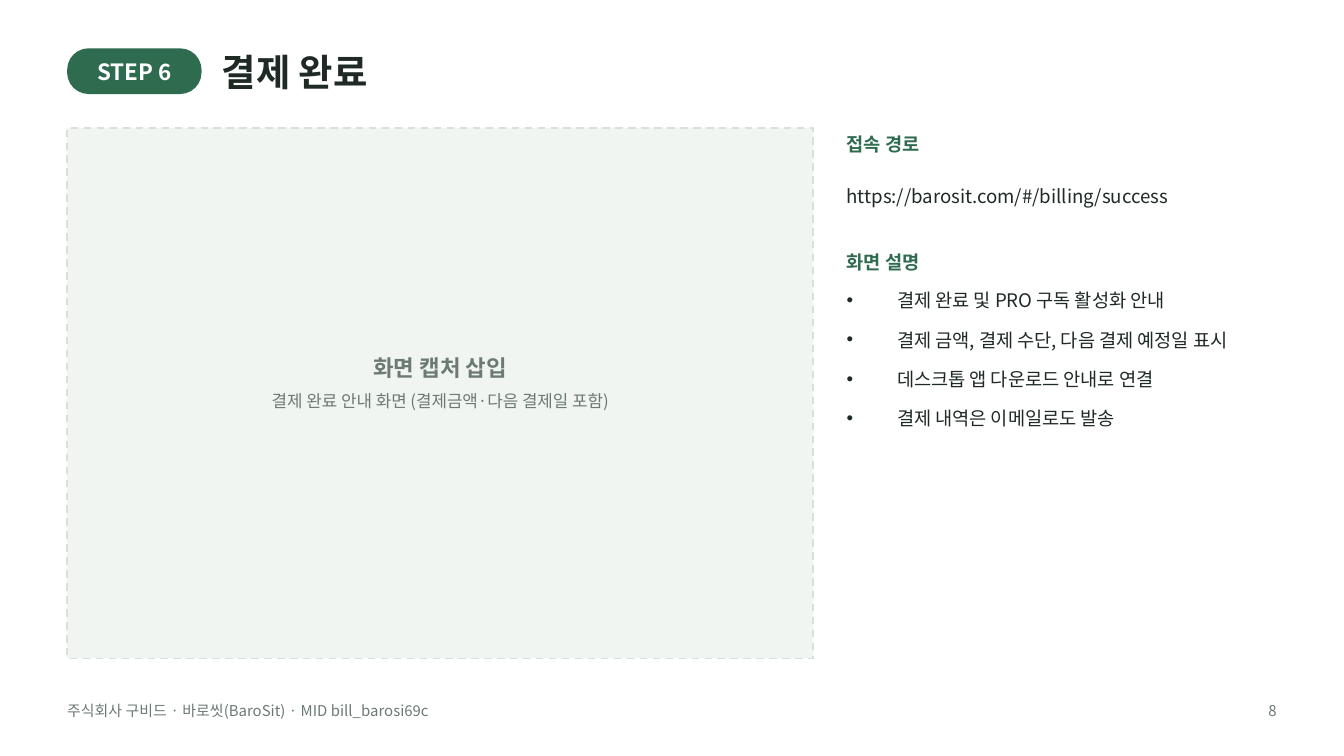
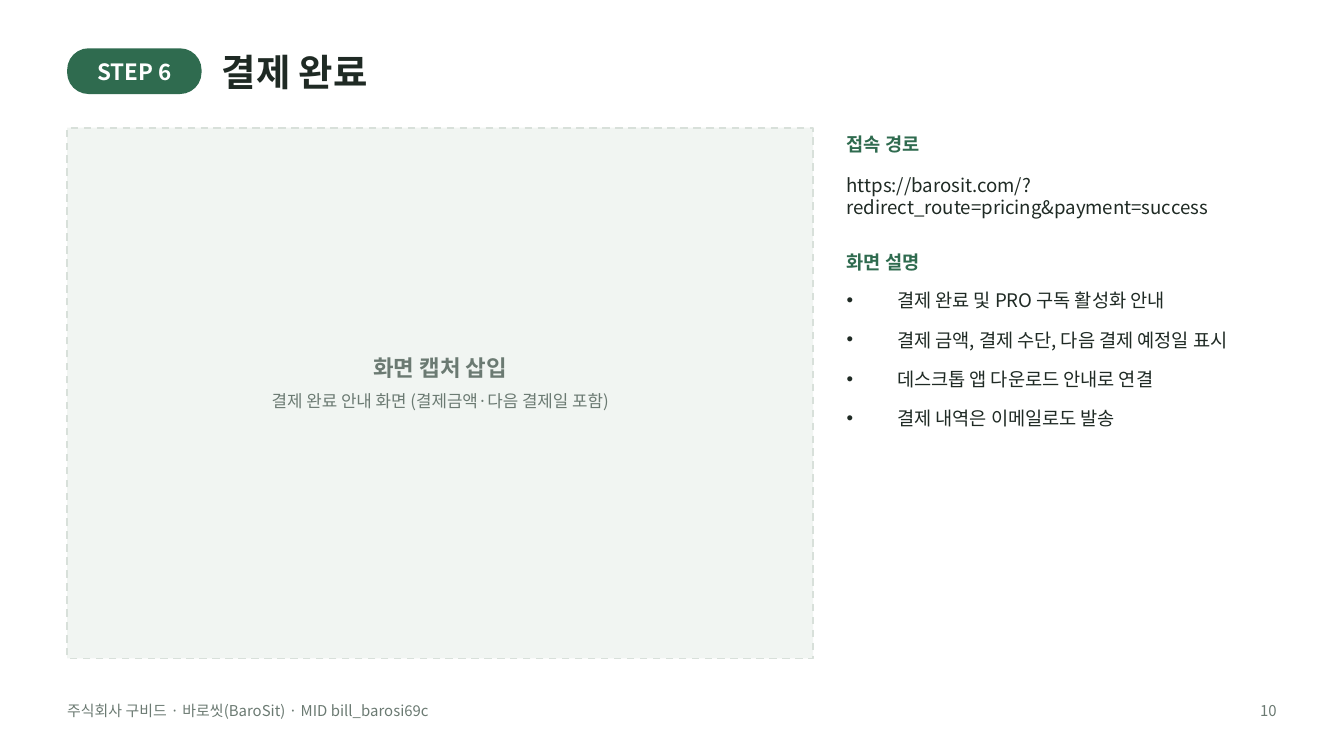
Before and after one commit to jay365-code/barosit, a slide deck: slide 10 of docs/바로씻_빌링결제경로.pptx (slide 8 before the commit). Drawn at 1344x756 pixels with LibreOffice and Linux fonts; fonts in the diff are those of the drawing. Boxes give left, top, right and bottom in pixels: in the first picture for what was removed or moved away, otherwise in the second. Text is boxed around its words. In the diff, an @@ line names an element or a change of style, - is before the commit and + after.

```diff
--- a/docs/바로씻_빌링결제경로.pptx
+++ b/docs/바로씻_빌링결제경로.pptx
@@ text at [847,177,1208,219]: text changed @@
-https://barosit.com/#/billing/success
+https://barosit.com/?redirect_route=pricing&payment=success
@@ text at [1260,705,1277,716]: text changed @@
-8
+10
```
Also in this commit, not shown: 10 other slides changed, 8 other files.
